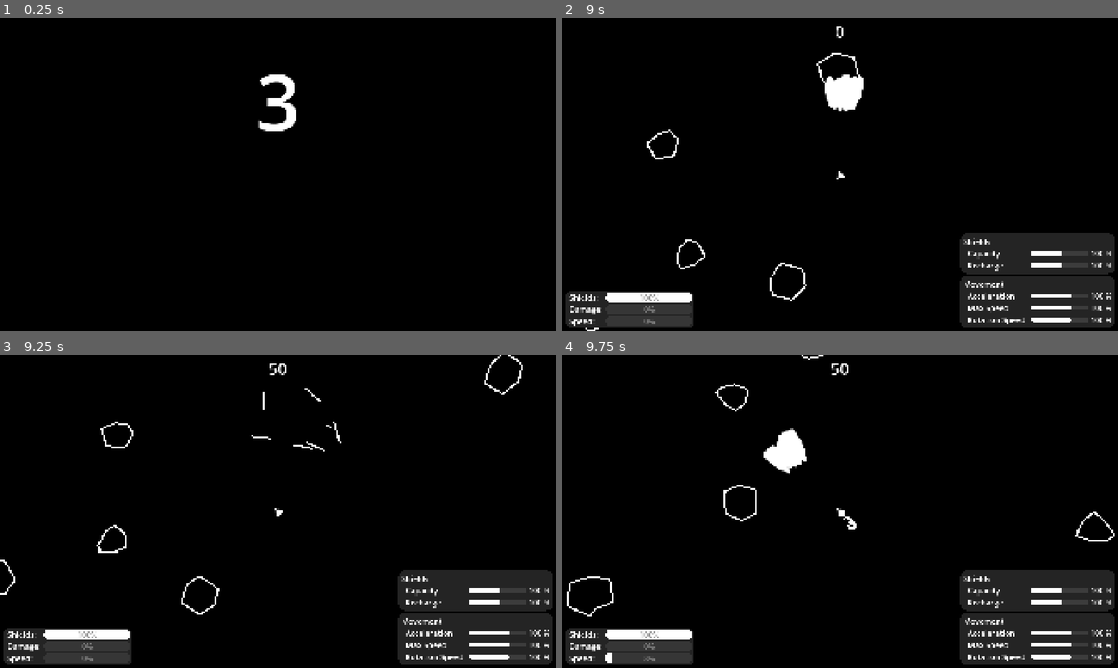
Above: before the commit, frames 1-4 (two rows, left to right).
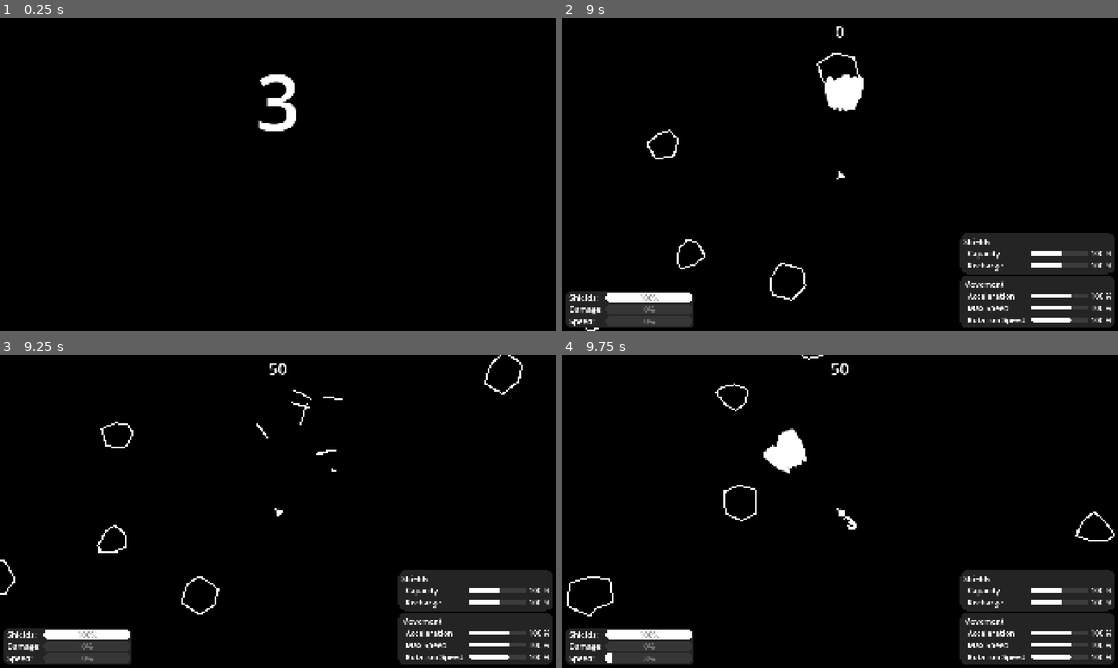
Above: after the commit, the same moments.

Repository: anton2026gamca/avoider
Game: Godot game, scene res://world/main/main.tscn
Two runs of this game, one before a commit and one after it. Both use one fixed random seed, a clock stepped at 60 frames per second and the inputs below. Sound files missing from this copy of the repository are replaced by a short silence.
Inputs:
- Up to frame 1 (0.25 s): no input
- Up to frame 2 (9 s): hold D (move_right) 0.53-1.28 s; tap Space (shoot) at 0.6, 1.35, 2.1, 2.85, 3.6, 4.25, 4.35, 5.1, 5.85, 6.6, 7.35, 8.1, 8.85 s; hold S (move_down) 1.28-2.03 s; hold D (move_right) 2.03-2.78 s; tap Enter at 2.75, 5.75 s; hold W (move_up) 2.78-3.53 s; hold A (move_left) 3.53-5.03 s; hold S (move_down) 5.03-5.78 s; hold D (move_right) 5.78-6.53 s; hold W (move_up) 6.53-7.28 s; hold D (move_right) 7.28-8.03 s; hold S (move_down) 8.03-8.78 s; hold A (move_left) from 8.78 s (still down)
- Up to frame 3 (9.25 s): keep holding A (move_left)
- Up to frame 4 (9.75 s): release A (move_left) at 9.53 s; hold W (move_up) from 9.53 s (still down); tap Space (shoot) at 9.6 s

Frames 1-2 are identical in both runs. In frame 3, 0.3% of the frame differs, in the area x 45-62%, y 10-38%; in frame 4, nothing differs.

Commit message:
Add sound effects

Diff:
--- a/src/world/main/main.gd
+++ b/src/world/main/main.gd
@@ -20,6 +20,8 @@
 
 @onready var game_over_menu: Control = $UI/GameOverMenu
 @onready var game_over_menu_animation_player: AnimationPlayer = $UI/GameOverMenu/AnimationPlayer
+
+@onready var get_points_audio: AudioStreamPlayer = $GetPointsAudio
 
 var spawn_timer: float = 0.0
 
@@ -83,6 +85,8 @@
 
 func _on_meteoroid_destroyed() -> void:
 	score += 50
+	get_points_audio.pitch_scale = randf_range(0.7, 1.3)
+	get_points_audio.play()
 
 func game_over() -> void:
 	game_over_menu.visible = true
--- a/src/world/main/main.tscn
+++ b/src/world/main/main.tscn
@@ -9,6 +9,7 @@
 [ext_resource type="AudioStream" uid="uid://dotdwwscbkxjc" path="res://assets/audio/countdown_1.wav" id="6_b0skj"]
 [ext_resource type="Script" uid="uid://b1iyuntwrd4b7" path="res://ui/power_split_menu/power_split_setting_data.gd" id="7_7qqmt"]
 [ext_resource type="AudioStream" uid="uid://dimmmlrw1mbqr" path="res://assets/audio/countdown_2.wav" id="7_qux7x"]
+[ext_resource type="AudioStream" uid="uid://cgssstmq1s461" path="res://assets/audio/get_points.mp3" id="10_0h05h"]
 
 [sub_resource type="Animation" id="Animation_0h05h"]
 resource_name = "Add1"
@@ -486,6 +487,97 @@
 corner_radius_bottom_left = 3
 corner_detail = 5
 
+[sub_resource type="Animation" id="Animation_76jog"]
+length = 0.001
+tracks/0/type = "value"
+tracks/0/imported = false
+tracks/0/enabled = true
+tracks/0/path = NodePath("RichTextLabel:position")
+tracks/0/interp = 1
+tracks/0/loop_wrap = true
+tracks/0/keys = {
+"times": PackedFloat32Array(0),
+"transitions": PackedFloat32Array(1),
+"update": 0,
+"values": [Vector2(0, 231.5)]
+}
+tracks/1/type = "value"
+tracks/1/imported = false
+tracks/1/enabled = true
+tracks/1/path = NodePath("VBoxContainer:position")
+tracks/1/interp = 1
+tracks/1/loop_wrap = true
+tracks/1/keys = {
+"times": PackedFloat32Array(0),
+"transitions": PackedFloat32Array(1),
+"update": 0,
+"values": [Vector2(710, 625.5)]
+}
+tracks/2/type = "value"
+tracks/2/imported = false
+tracks/2/enabled = true
+tracks/2/path = NodePath("Panel:modulate")
+tracks/2/interp = 1
+tracks/2/loop_wrap = true
+tracks/2/keys = {
+"times": PackedFloat32Array(0),
+"transitions": PackedFloat32Array(1),
+"update": 0,
+"values": [Color(1, 1, 1, 0)]
+}
+tracks/3/type = "value"
+tracks/3/imported = false
+tracks/3/enabled = true
+tracks/3/path = NodePath("VBoxContainer/Button:position")
+tracks/3/interp = 1
+tracks/3/loop_wrap = true
+tracks/3/keys = {
+"times": PackedFloat32Array(0),
+"transitions": PackedFloat32Array(1),
+"update": 0,
+"values": [Vector2(0, 0)]
+}
+
+[sub_resource type="Animation" id="Animation_5n0jx"]
+resource_name = "close"
+length = 0.3
+tracks/0/type = "value"
+tracks/0/imported = false
+tracks/0/enabled = true
+tracks/0/path = NodePath("Panel:modulate")
+tracks/0/interp = 1
+tracks/0/loop_wrap = true
+tracks/0/keys = {
+"times": PackedFloat32Array(0, 0.2),
+"transitions": PackedFloat32Array(1, 1),
+"update": 0,
+"values": [Color(1, 1, 1, 0), Color(1, 1, 1, 1)]
+}
+tracks/1/type = "value"
+tracks/1/imported = false
+tracks/1/enabled = true
+tracks/1/path = NodePath("RichTextLabel:position")
+tracks/1/interp = 1
+tracks/1/loop_wrap = true
+tracks/1/keys = {
+"times": PackedFloat32Array(0, 0.3),
+"transitions": PackedFloat32Array(1, 1),
+"update": 0,
+"values": [Vector2(0, 231.5), Vector2(0, -300)]
+}
+tracks/2/type = "value"
+tracks/2/imported = false
+tracks/2/enabled = true
+tracks/2/path = NodePath("VBoxContainer:position")
+tracks/2/interp = 1
+tracks/2/loop_wrap = true
+tracks/2/keys = {
+"times": PackedFloat32Array(0, 0.3),
+"transitions": PackedFloat32Array(1, 1),
+"update": 0,
+"values": [Vector2(710, 625.5), Vector2(710, 1300)]
+}
+
 [sub_resource type="Animation" id="Animation_w7m80"]
 resource_name = "open"
 length = 0.2
@@ -512,97 +604,6 @@
 "transitions": PackedFloat32Array(1, 1),
 "update": 0,
 "values": [Vector2(710, 1300), Vector2(710, 625.5)]
-}
-
-[sub_resource type="Animation" id="Animation_76jog"]
-length = 0.001
-tracks/0/type = "value"
-tracks/0/imported = false
-tracks/0/enabled = true
-tracks/0/path = NodePath("RichTextLabel:position")
-tracks/0/interp = 1
-tracks/0/loop_wrap = true
-tracks/0/keys = {
-"times": PackedFloat32Array(0),
-"transitions": PackedFloat32Array(1),
-"update": 0,
-"values": [Vector2(0, 231.5)]
-}
-tracks/1/type = "value"
-tracks/1/imported = false
-tracks/1/enabled = true
-tracks/1/path = NodePath("VBoxContainer:position")
-tracks/1/interp = 1
-tracks/1/loop_wrap = true
-tracks/1/keys = {
-"times": PackedFloat32Array(0),
-"transitions": PackedFloat32Array(1),
-"update": 0,
-"values": [Vector2(710, 625.5)]
-}
-tracks/2/type = "value"
-tracks/2/imported = false
-tracks/2/enabled = true
-tracks/2/path = NodePath("Panel:modulate")
-tracks/2/interp = 1
-tracks/2/loop_wrap = true
-tracks/2/keys = {
-"times": PackedFloat32Array(0),
-"transitions": PackedFloat32Array(1),
-"update": 0,
-"values": [Color(1, 1, 1, 0)]
-}
-tracks/3/type = "value"
-tracks/3/imported = false
-tracks/3/enabled = true
-tracks/3/path = NodePath("VBoxContainer/Button:position")
-tracks/3/interp = 1
-tracks/3/loop_wrap = true
-tracks/3/keys = {
-"times": PackedFloat32Array(0),
-"transitions": PackedFloat32Array(1),
-"update": 0,
-"values": [Vector2(0, 0)]
-}
-
-[sub_resource type="Animation" id="Animation_5n0jx"]
-resource_name = "close"
-length = 0.3
-tracks/0/type = "value"
-tracks/0/imported = false
-tracks/0/enabled = true
-tracks/0/path = NodePath("Panel:modulate")
-tracks/0/interp = 1
-tracks/0/loop_wrap = true
-tracks/0/keys = {
-"times": PackedFloat32Array(0, 0.2),
-"transitions": PackedFloat32Array(1, 1),
-"update": 0,
-"values": [Color(1, 1, 1, 0), Color(1, 1, 1, 1)]
-}
-tracks/1/type = "value"
-tracks/1/imported = false
-tracks/1/enabled = true
-tracks/1/path = NodePath("RichTextLabel:position")
-tracks/1/interp = 1
-tracks/1/loop_wrap = true
-tracks/1/keys = {
-"times": PackedFloat32Array(0, 0.3),
-"transitions": PackedFloat32Array(1, 1),
-"update": 0,
-"values": [Vector2(0, 231.5), Vector2(0, -300)]
-}
-tracks/2/type = "value"
-tracks/2/imported = false
-tracks/2/enabled = true
-tracks/2/path = NodePath("VBoxContainer:position")
-tracks/2/interp = 1
-tracks/2/loop_wrap = true
-tracks/2/keys = {
-"times": PackedFloat32Array(0, 0.3),
-"transitions": PackedFloat32Array(1, 1),
-"update": 0,
-"values": [Vector2(710, 625.5), Vector2(710, 1300)]
 }
 
 [sub_resource type="AnimationLibrary" id="AnimationLibrary_5n0jx"]
@@ -952,6 +953,9 @@
 &"": SubResource("AnimationLibrary_5n0jx")
 }
 
+[node name="GetPointsAudio" type="AudioStreamPlayer" parent="."]
+stream = ExtResource("10_0h05h")
+
 [connection signal="changed" from="UI/PlayerUI/HBoxContainer/Right/Shields/MarginContainer/PowerSplitSettingsGroup" to="." method="_on_power_split_changed" binds= ["Shields"]]
 [connection signal="changed" from="UI/PlayerUI/HBoxContainer/Right/Movement/MarginContainer/PowerSplitSettingsGroup" to="." method="_on_power_split_changed" binds= ["Movement"]]
 [connection signal="pressed" from="UI/GameOverMenu/VBoxContainer/Button" to="." method="_on_game_over_menu_restart_pressed"]
--- a/src/world/meteoroid/meteoroid.gd
+++ b/src/world/meteoroid/meteoroid.gd
@@ -7,6 +7,7 @@
 
 @onready var lines: Array[Line2D] = [$Line1, $Line2, $Line3, $Line4, $Line5, $Line6, $Line7]
 @onready var collision_shape: CollisionShape2D = $CollisionShape2D
+@onready var destroy_audio: AudioStreamPlayer = $DestroyAudio
 
 @export var random_size_multiplier_min: float = 0.8
 @export var random_size_multiplier_max: float = 1.3
@@ -48,6 +49,8 @@
 	collision_layer = 0
 	collision_mask = 0
 	angular_velocity = 0
+	destroy_audio.pitch_scale = randf_range(0.6, 1.4)
+	destroy_audio.play()
 	for line: Line2D in lines:
 		var tween: Tween = get_tree().create_tween()
 		tween.tween_property(line, "position", line.position + Vector2(randi_range(-75, 75), randi_range(-75, 75)), 0.5)
--- a/src/world/meteoroid/meteoroid.tscn
+++ b/src/world/meteoroid/meteoroid.tscn
@@ -1,6 +1,7 @@
-[gd_scene load_steps=3 format=3 uid="uid://cqw5f3m8a2bxt"]
+[gd_scene load_steps=4 format=3 uid="uid://cqw5f3m8a2bxt"]
 
 [ext_resource type="Script" uid="uid://d1fdkgo7aoulk" path="res://world/meteoroid/meteoroid.gd" id="1_meteoroid"]
+[ext_resource type="AudioStream" uid="uid://djpvgnlvu2xra" path="res://assets/audio/meteoroid_destroy.wav" id="2_a4aw5"]
 
 [sub_resource type="CircleShape2D" id="CircleShape2D_meteoroid"]
 radius = 20.0
@@ -42,3 +43,7 @@
 [node name="Line7" type="Line2D" parent="."]
 points = PackedVector2Array(-8, 18, -20, 3)
 width = 2.0
+
+[node name="DestroyAudio" type="AudioStreamPlayer" parent="."]
+stream = ExtResource("2_a4aw5")
+volume_db = -14.948
--- a/src/world/player/bullet/bullet.gd
+++ b/src/world/player/bullet/bullet.gd
@@ -5,6 +5,7 @@
 @export var velocity: Vector2 = Vector2.ZERO
 
 @onready var gpu_particles: GPUParticles2D = $GPUParticles2D
+@onready var shoot_audio: AudioStreamPlayer = $ShootAudio
 
 var time: float = 0
 var max_distance: float = 150.0
@@ -13,6 +14,8 @@
 func _ready() -> void:
 	gpu_particles.restart()
 	gpu_particles.finished.connect(destroy)
+	shoot_audio.pitch_scale = randf_range(1.0, 1.5)
+	shoot_audio.play()
 
 func _process(delta: float) -> void:
 	time += delta
@@ -26,5 +29,9 @@
 
 
 func destroy() -> void:
+	hide()
+	process_mode = Node.PROCESS_MODE_DISABLED
+	shoot_audio.process_mode = Node.PROCESS_MODE_PAUSABLE
+	await shoot_audio.finished
 	get_parent().remove_child(self)
 	queue_free()
--- a/src/world/player/bullet/bullet.tscn
+++ b/src/world/player/bullet/bullet.tscn
@@ -1,7 +1,8 @@
-[gd_scene load_steps=4 format=3 uid="uid://d1drlfsis6y0g"]
+[gd_scene load_steps=5 format=3 uid="uid://d1drlfsis6y0g"]
 
 [ext_resource type="Script" uid="uid://d4d5gjghmulyq" path="res://world/player/bullet/bullet.gd" id="1_fmsnv"]
 [ext_resource type="Texture2D" uid="uid://cdyjvbq23mq50" path="res://world/player/bullet.png" id="2_6ncfw"]
+[ext_resource type="AudioStream" uid="uid://dafgi8k5wk7em" path="res://assets/audio/player_shoot.wav" id="3_6ncfw"]
 
 [sub_resource type="ParticleProcessMaterial" id="ParticleProcessMaterial_vju8f"]
 particle_flag_align_y = true
@@ -33,4 +34,8 @@
 local_coords = true
 process_material = SubResource("ParticleProcessMaterial_vju8f")
 
+[node name="ShootAudio" type="AudioStreamPlayer" parent="."]
+stream = ExtResource("3_6ncfw")
+volume_db = -11.132
+
 [connection signal="body_entered" from="." to="." method="_on_body_entered"]
--- /dev/null
+++ b/src/world/player/engine_sound.gd
@@ -0,0 +1,31 @@
+extends AudioStreamPlayer
+class_name EngineSound
+
+
+var playback: AudioStreamGeneratorPlayback
+var time: float = 0
+
+func _ready() -> void:
+	if not stream is AudioStreamGenerator:
+		stream = AudioStreamGenerator.new()
+		stream.mix_rate = 44100
+	play()
+	playback = get_stream_playback()
+
+func _process(_delta: float) -> void:
+	if playing:
+		playback = get_stream_playback()
+	else:
+		time = 0
+	if playback.get_frames_available() > 2048:
+		_fill_buffer()
+
+func _fill_buffer():
+	for i in range(1024):
+		time += 1.0 / 44100.0
+		var base_freq: float = 80.0
+		var hum: float = sin(2.0 * PI * base_freq * time) * min(time * 4.0, 1)
+		var noise: float = randf() * 0 * min(time, 1)
+		var sample: float = hum * 0.5 + noise
+		sample = tanh(sample * 1.5)
+		playback.push_frame(Vector2(sample, sample))
--- a/src/world/player/player.gd
+++ b/src/world/player/player.gd
@@ -60,6 +60,9 @@
 
 @onready var sprite: Sprite2D = $Sprite2D
 @onready var death_particles: CPUParticles2D = $DeathParticles
+@onready var accelerate_audio: EngineSound = $AccelerateAudio
+@onready var die_audio: AudioStreamPlayer = $DieAudio
+@onready var collide_audio: AudioStreamPlayer = $CollideAudio
 
 var damage: float = 0
 var is_dead: bool = false
@@ -97,8 +100,10 @@
 	if is_action_pressed("move_up"):
 		velocity += Vector2.UP.rotated(rotation) * acceleration * delta
 		acceleration_particles.emitting = true
+		accelerate_audio.pitch_scale = min(accelerate_audio.pitch_scale + 5.0 * delta, 1.0 * acceleration_multiplier * velocity.length() / max_speed)
 	else:
 		acceleration_particles.emitting = false
+		accelerate_audio.pitch_scale = max(accelerate_audio.pitch_scale - 0.5 * delta, 0.01)
 	if is_action_pressed("move_down"):
 		velocity = velocity.move_toward(Vector2.ZERO, acceleration * delta)
 	if velocity.length() > max_speed:
@@ -135,6 +140,7 @@
 	collision_layer = 0
 	collision_mask = 0
 	is_dead = true
+	die_audio.play()
 	died.emit()
 
 func handle_collisions() -> void:
@@ -149,4 +155,6 @@
 			collider.apply_impulse(push_direction * push_force, collision_point - collider.global_position)
 			collider.damage(hit_val)
 			take_damage(hit_val)
+			collide_audio.pitch_scale = hit_val / 40.0
+			collide_audio.play()
 			velocity *= (1.0 - collision_damping)
--- a/src/world/player/player.tscn
+++ b/src/world/player/player.tscn
@@ -1,8 +1,13 @@
-[gd_scene load_steps=4 format=3 uid="uid://dy7qgl651lmer"]
+[gd_scene load_steps=8 format=3 uid="uid://dy7qgl651lmer"]
 
 [ext_resource type="Script" uid="uid://cvmlx5faegs8m" path="res://world/player/player.gd" id="1_4flbx"]
 [ext_resource type="PackedScene" uid="uid://d1drlfsis6y0g" path="res://world/player/bullet/bullet.tscn" id="2_cvtd2"]
 [ext_resource type="Texture2D" uid="uid://b8t4tycl746tw" path="res://world/player/player.png" id="2_onrkg"]
+[ext_resource type="Script" uid="uid://bjvswtdtiixbf" path="res://world/player/engine_sound.gd" id="4_40qjc"]
+[ext_resource type="AudioStream" uid="uid://f2dc7mcv7myq" path="res://assets/audio/player_death.wav" id="5_et4on"]
+[ext_resource type="AudioStream" uid="uid://dtbmjwj6xqdaj" path="res://assets/audio/player_collide.wav" id="6_duds0"]
+
+[sub_resource type="AudioStreamGenerator" id="AudioStreamGenerator_40qjc"]
 
 [node name="Player" type="CharacterBody2D"]
 collision_mask = 3
@@ -48,4 +53,14 @@
 damping_max = 2000.0
 scale_amount_max = 3.0
 
-[node name="AudioListener2D" type="AudioListener2D" parent="."]
+[node name="AccelerateAudio" type="AudioStreamPlayer" parent="."]
+stream = SubResource("AudioStreamGenerator_40qjc")
+pitch_scale = 0.01
+autoplay = true
+script = ExtResource("4_40qjc")
+
+[node name="DieAudio" type="AudioStreamPlayer" parent="."]
+stream = ExtResource("5_et4on")
+
+[node name="CollideAudio" type="AudioStreamPlayer" parent="."]
+stream = ExtResource("6_duds0")
Not shown, added: src/assets/audio/get_points.mp3.import
Not shown, added: src/assets/audio/meteoroid_destroy.wav.import
Not shown, added: src/assets/audio/player_collide.wav.import
Not shown, added: src/assets/audio/player_death.wav.import
Not shown, added: src/assets/audio/player_shoot.wav.import
Not shown: 1 places in src/world/main/main.tscn that only renumber resources
Not shown, added: src/world/player/engine_sound.gd.uid
Not shown, added: src/assets/audio/get_points.mp3
Not shown, added: src/assets/audio/meteoroid_destroy.wav
Not shown, added: src/assets/audio/player_collide.wav
Not shown, added: src/assets/audio/player_death.wav
Not shown, added: src/assets/audio/player_shoot.wav
